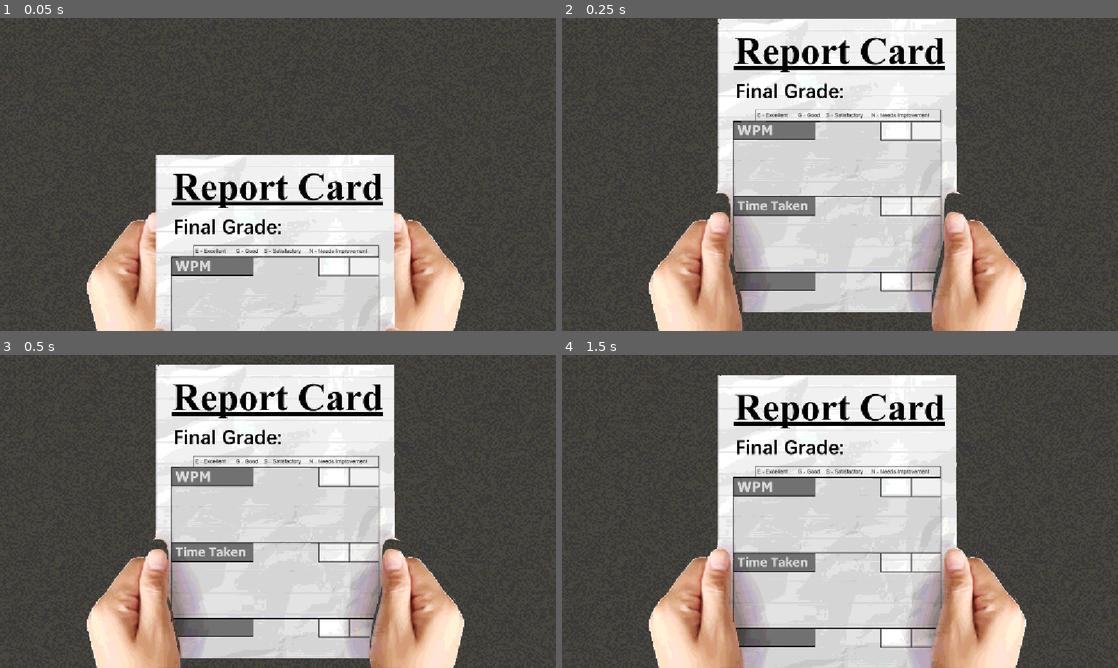
Above: before the commit, frames 1-4 (two rows, left to right).
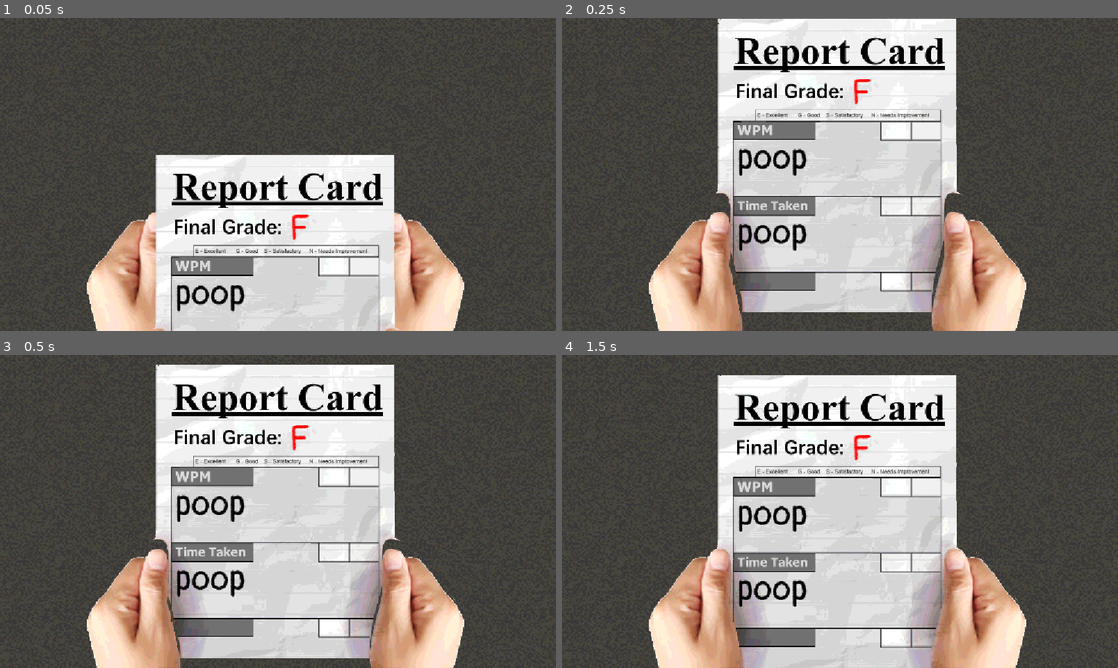
Above: after the commit, the same moments.

Repository: Vick-St3r/haven-keyboard
Game: Godot game, scene res://scenes/score.tscn
The game is run twice, just before and just after one commit, with the same random seed, the same clock (stepped at 60 frames per second) and the same inputs. This scene is started directly instead of the project's main scene.
Inputs (mouse positions are in pixels of both pictures, inside the frame that each line leads up to):
- Up to frame 1 (0.05 s): no input
- Up to frame 2 (0.25 s): no input
- Up to frame 3 (0.5 s): no input
- Up to frame 4 (1.5 s): move the mouse to (962, 495) at 0.52 s; click (962, 495) at 0.67 s; tap Enter at 1.25 s; move the mouse to (728, 527) at 1.27 s; click (728, 527) at 1.42 s

The runs differ from the first frame. In frame 1, 0.6% of the frame differs, in the area x 31-56%, y 62-94%; in frame 2, 1.0%, in the area x 31-56%, y 19-75%; in frame 3, 1.0%; in frame 4, 1.0%.

Commit message:
pofoeafjaepog

Diff:
--- a/scenes/score.tscn
+++ b/scenes/score.tscn
@@ -4,6 +4,7 @@
 [ext_resource type="Script" uid="uid://o5qjccd740t7" path="res://scripts/score.gd" id="1_lew60"]
 [ext_resource type="Texture2D" uid="uid://xhewfy6ybf5t" path="res://assets/score/thumbays.png" id="3_68bkv"]
 [ext_resource type="Texture2D" uid="uid://cdcl8jvfddqdu" path="res://assets/score/normalpaper.png" id="4_xcjqx"]
+[ext_resource type="FontFile" uid="uid://lsxuyc7dq7r5" path="res://assets/font/Pangolin-Regular.ttf" id="5_68bkv"]
 
 [node name="Score" type="Node" unique_id=1158445384]
 script = ExtResource("1_lew60")
@@ -23,3 +24,36 @@
 offset_right = 1152.0
 offset_bottom = 1148.0
 texture = ExtResource("4_xcjqx")
+
+[node name="grade" type="Label" parent="reportcard" unique_id=420751332]
+layout_mode = 0
+offset_left = 599.0
+offset_top = 150.0
+offset_right = 646.0
+offset_bottom = 241.0
+theme_override_colors/font_color = Color(1, 0, 0, 1)
+theme_override_fonts/font = ExtResource("5_68bkv")
+theme_override_font_sizes/font_size = 72
+text = "F"
+
+[node name="wpm" type="Label" parent="reportcard" unique_id=1125125703]
+layout_mode = 0
+offset_left = 363.0
+offset_top = 284.0
+offset_right = 509.0
+offset_bottom = 375.0
+theme_override_colors/font_color = Color(0, 0, 0, 1)
+theme_override_fonts/font = ExtResource("5_68bkv")
+theme_override_font_sizes/font_size = 72
+text = "poop"
+
+[node name="Label" type="Label" parent="reportcard" unique_id=1805937415]
+layout_mode = 0
+offset_left = 363.0
+offset_top = 439.0
+offset_right = 509.0
+offset_bottom = 530.0
+theme_override_colors/font_color = Color(0, 0, 0, 1)
+theme_override_fonts/font = ExtResource("5_68bkv")
+theme_override_font_sizes/font_size = 72
+text = "poop"
--- a/scripts/main_game.gd
+++ b/scripts/main_game.gd
@@ -92,7 +92,7 @@
 	if timeLeft <= 0:
 		grade.text = "F";
 		get_tree().change_scene_to_file("res://scenes/score.tscn")
-	reportcard.emit(grade.text, wpm, sec)
+		reportcard.emit(grade.text, wpm, sec)
 
 func _on_text_edit_text_changed() -> void:
 	total_characters_typed = textedit.text.length() + characters_already_typed
--- a/scripts/score.gd
+++ b/scripts/score.gd
@@ -12,13 +12,17 @@
 	tween.set_ease(Tween.EASE_OUT)
 	tween.tween_property(reportcardpop, "position", Vector2(0,0), 1.2)
 
-func reportcard(grade: String, wpm: float, sec: float) -> void:
-	grade = grade
-	wpm = wpm
-	sec = sec
-	print(grade)
-	print(wpm)
-	print(sec)
+	var main_game_node = get_node("../MainGame")
+	if main_game_node:
+		main_game_node.reportcard.connect(_on_main_game_reportcard)
+
+func _on_main_game_reportcard(new_grade: String, new_wpm: float, new_sec: float) -> void:
+	grade = new_grade
+	wpm = new_wpm
+	sec = new_sec
+	print("Received Grade: ", grade)
+	print("Received WPM: ", wpm)
+	print("Received Time: ", sec)
 
 # Called every frame. 'delta' is the elapsed time since the previous frame.
 func _process(delta: float) -> void:
